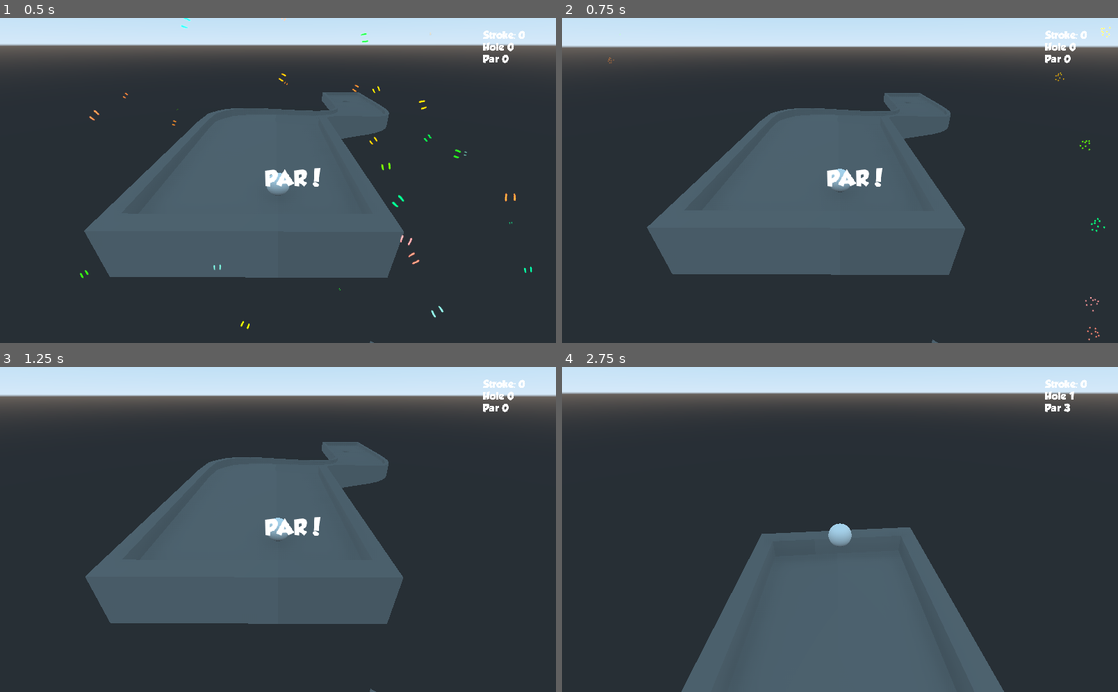
Above: before the commit, frames 1-4 (two rows, left to right).
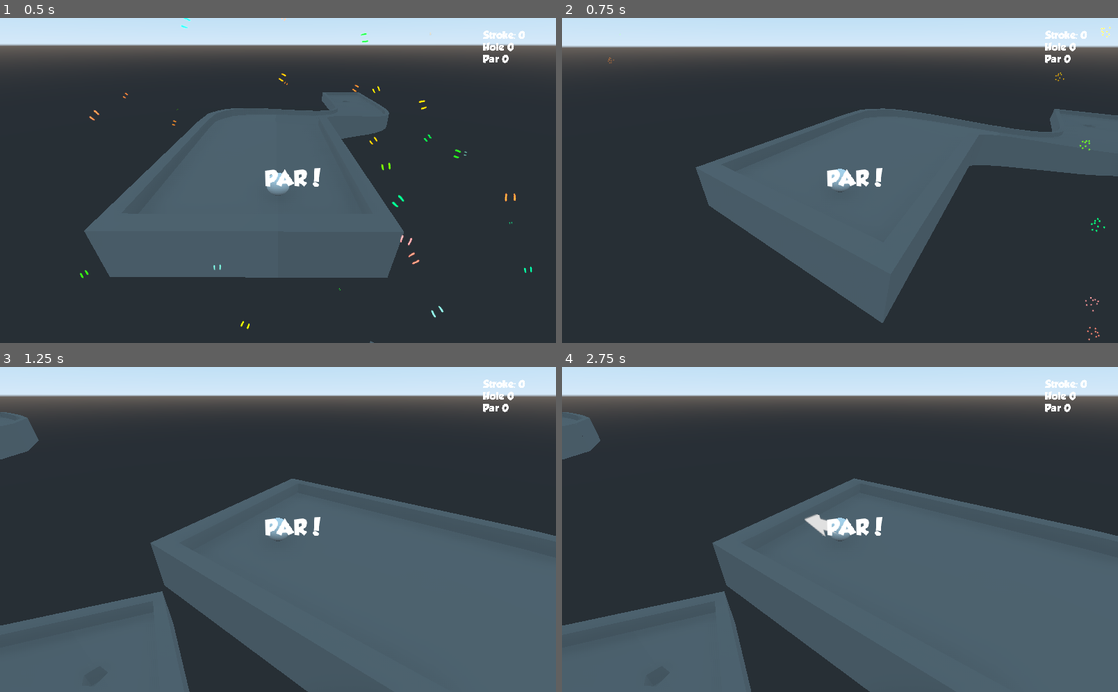
Above: after the commit, the same moments.

Repository: SlashScreen/golf
Game: Godot game, scene res://Levels/test_level.tscn
Same seed, same stepped clock (60 frames per second), same inputs: the game is played once before the commit and once after it.
Inputs (mouse positions are in pixels of both pictures, inside the frame that each line leads up to):
- Up to frame 1 (0.5 s): no input
- Up to frame 2 (0.75 s): move the mouse to (962, 164) at 0.52 s; hold D from 0.53 s (still down); click (962, 164) at 0.67 s
- Up to frame 3 (1.25 s): keep holding D
- Up to frame 4 (2.75 s): move the mouse to (728, 545) at 1.27 s; release D at 1.28 s; hold A 1.28-2.03 s; click (728, 545) at 1.42 s; move the mouse to (895, 458) at 2.02 s; hold D from 2.03 s (still down); click (895, 458) at 2.17 s

Frame 1 is identical in both runs. In frame 2, 14% of the frame differs, in the area x 15-100%, y 23-100%; in frame 3, 37%, in the area x 0-100%, y 13-100%; in frame 4, 32%.
Error before the commit: Invalid get index 'position' (on base: 'InputEventKey'). (res://Scripts/Arrow.gd:17)

Commit message:
Rotated camera. Now I have to adjust how the arrow works.

Diff:
--- a/Scripts/Arrow.gd
+++ b/Scripts/Arrow.gd
@@ -11,29 +11,30 @@
 	pass
 
 func _input(event):
-	#raycast
-	var cam = get_parent().get_node("camfollow/Camera")
-	var space_state = cam.get_world().direct_space_state
-	var mouse = event.position #event position
-	var from = cam.project_ray_origin(mouse) #get origin
-	var to = from + cam.project_ray_normal(mouse) * ray_length #get ray end
-	var result = space_state.intersect_ray(to,from) #cast
-	#if mouse hits
-	if result.has('position'):
-		#calculate mathy things
-		var ball = get_parent() #ball
-		var d = result.position.distance_to(get_translation()) #distance between points
-		d = clamp(d,0,end_dist)
-		result.position.y += 1
-		var newdir = ball.get_translation().direction_to(result.position)
-		#Point arrow
-		look_at(result.position,Vector3(0,1,0)) #set_rotation(Vector3(0,newdir.y,0))
-		set_scale(Vector3(1,1,d/end_dist))
-		#Hit ball
-		if event is InputEventMouseButton and event.pressed and event.button_index == 1 and ball.STATE == "still": #if mouse button clicked
-			last_pos = ball.get_parent().get_translation() #set last position
-			game_vars.currentScore += 1 #yes I'm setting the score here. Shouldn't be too big of an issue
-			ball.apply_central_impulse(newdir*((d/end_dist)*max_power)) #apply impulse
+	if event.get_class() == "InputEventMouseMotion" or event.get_class() == "InputEventMouseButton":
+		#raycast
+		var cam = get_parent().get_node("camfollow/Camera")
+		var space_state = cam.get_world().direct_space_state
+		var mouse = event.position #event position
+		var from = cam.project_ray_origin(mouse) #get origin
+		var to = from + cam.project_ray_normal(mouse) * ray_length #get ray end
+		var result = space_state.intersect_ray(to,from) #cast
+		#if mouse hits
+		if result.has('position'):
+			#calculate mathy things
+			var ball = get_parent() #ball
+			var d = result.position.distance_to(get_translation()) #distance between points
+			d = clamp(d,0,end_dist)
+			result.position.y += 1
+			var newdir = ball.get_translation().direction_to(result.position)
+			#Point arrow
+			look_at(result.position,Vector3(0,1,0)) #set_rotation(Vector3(0,newdir.y,0))
+			set_scale(Vector3(1,1,d/end_dist))
+			#Hit ball
+			if event is InputEventMouseButton and event.pressed and event.button_index == 1 and ball.STATE == "still": #if mouse button clicked
+				last_pos = ball.get_parent().get_translation() #set last position
+				game_vars.currentScore += 1 #yes I'm setting the score here. Shouldn't be too big of an issue
+				ball.apply_central_impulse(newdir*((d/end_dist)*max_power)) #apply impulse
 
 func _process(delta):
 	#hide and show based on ball state
--- a/Scripts/Golf_Camera.gd
+++ b/Scripts/Golf_Camera.gd
@@ -2,6 +2,8 @@
 
 export var distance = 4
 export var height = 2
+var rotator = 0 #in degrees
+var ROT_SPEED = 3
 
 func _ready():
 	set_physics_process(true)
@@ -11,9 +13,16 @@
 	var target = get_parent().get_global_transform().origin
 	var pos = get_global_transform().origin
 	var up = Vector3(0,1,0)
+	var offset = pos - target
 
-	var offset = pos - target
-	offset = offset.normalized()*distance
+	if Input.is_key_pressed(KEY_A):
+		rotator = -ROT_SPEED
+	elif Input.is_key_pressed(KEY_D):
+		rotator = ROT_SPEED
+	else:
+		rotator = 0
+
+	offset = (offset.normalized().rotated(up,(rotator*(PI/180))))*distance
 	offset.y = height
 
 	pos = target + offset
--- a/Scripts/Signal_Router.gd
+++ b/Scripts/Signal_Router.gd
@@ -54,7 +54,7 @@
 func on_game_won():
 	print("In Hole!")
 	emit_signal("on_won")
-	t.set_wait_time(2)
+	t.set_wait_time(5) #const here is how long to wait before new hole
 	t.start()
 	yield(t,"timeout")
 	new_hole()
